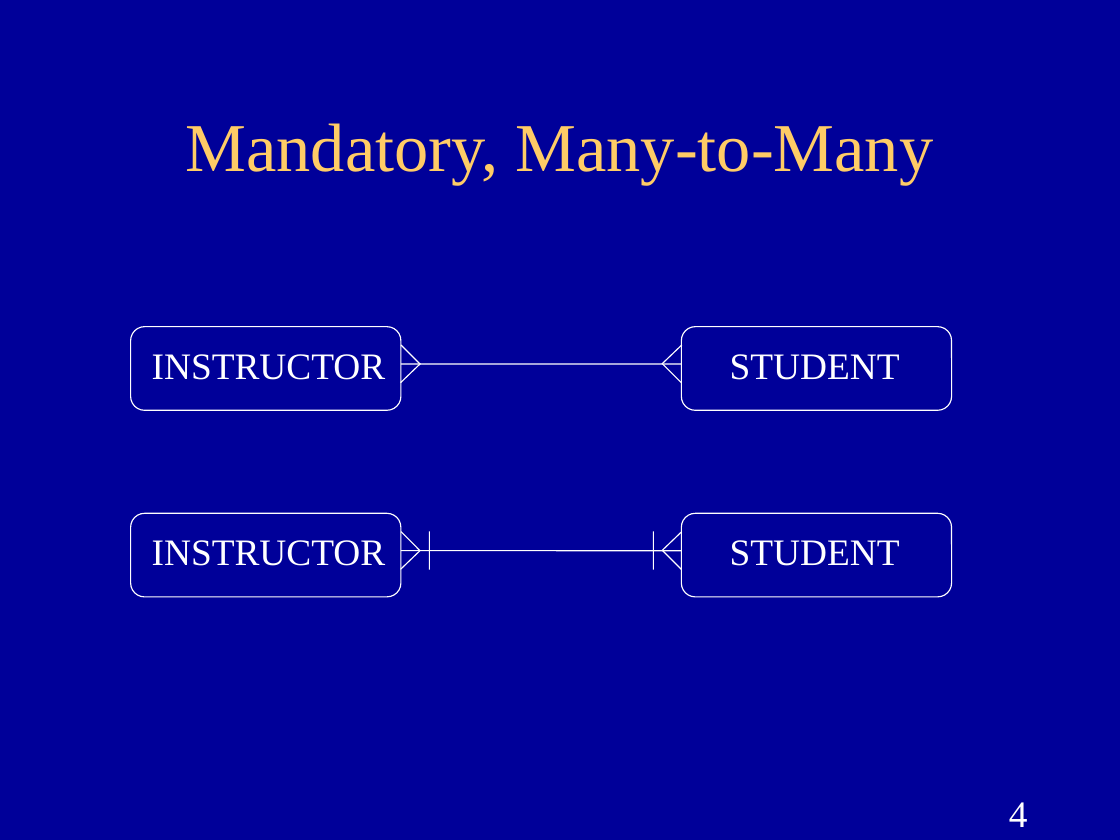
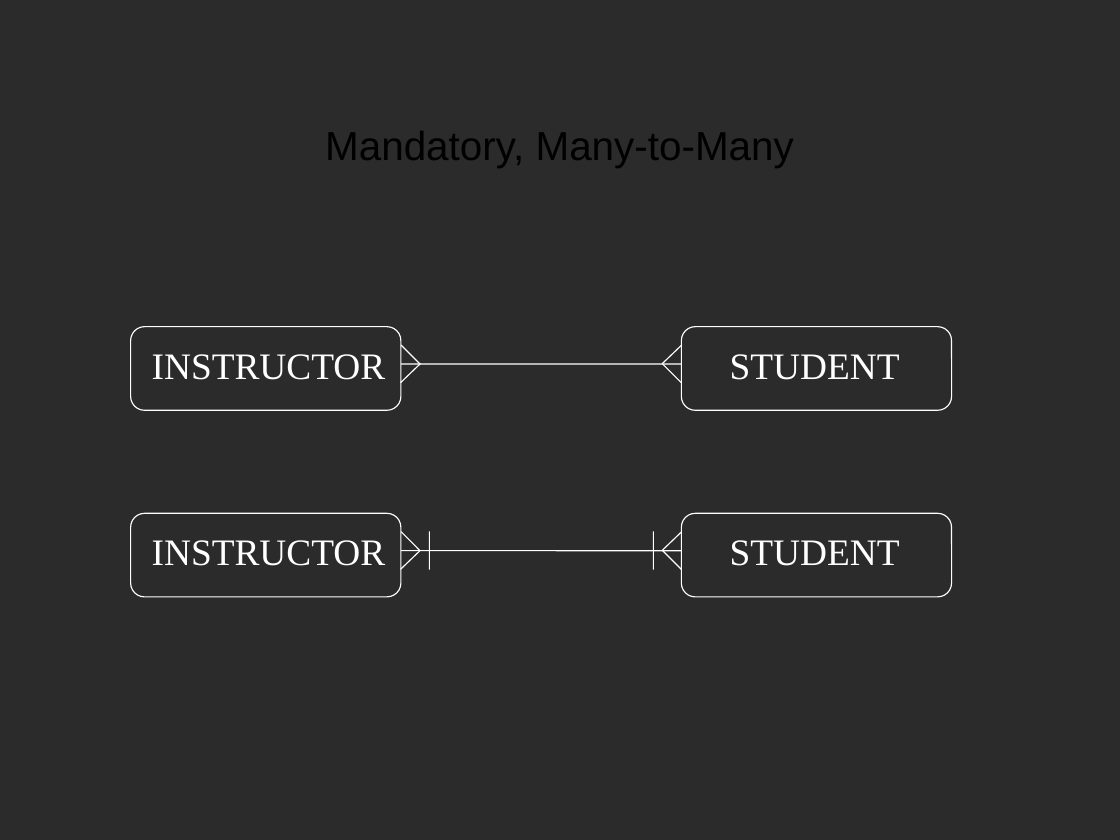
Before and after one commit to pkisambira/environment, a slide deck: slide 5 of ER-Diagram.ppt (slide 4 before the commit). Drawn at 1120x840 pixels with LibreOffice and Linux fonts; fonts in the diff are those of the drawing; background and template pictures are left out; a plain dark background stands for a picture behind light text. Boxes give left, top, right and bottom in pixels: in the first picture for what was removed or moved away, otherwise in the second. Text is boxed around its words. In the diff, an @@ line names an element or a change of style, - is before the commit and + after.

```diff
--- a/ER-Diagram.ppt
+++ b/ER-Diagram.ppt
@@ background #000099 to picture (left out) @@
@@ title "Mandatory, Many-to-Many" at <box>325,131,794,168</box>: size 44 to 26 pt, font Times New Roman to Arial, text colour #FFCC66 to #000000 @@
@@ page number removed at <box>1009,802,1028,827</box> @@
-4
```
Also in this commit, not shown: 11 other slides changed, 1 slide added.
